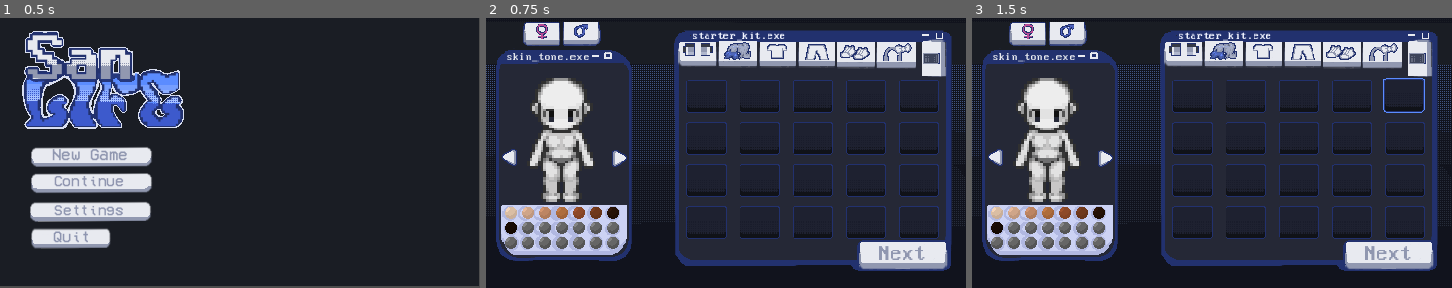
Above: before the commit, frames 1-3 (left to right).
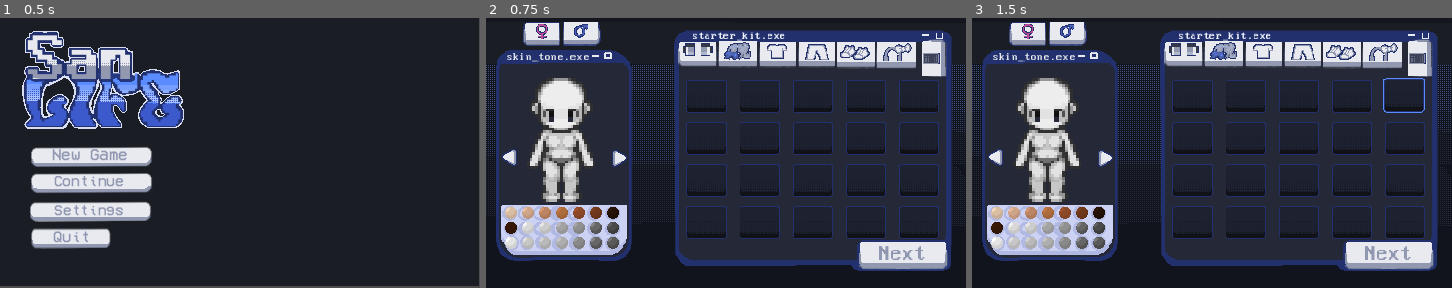
Above: after the commit, the same moments.

Repository: darkdoll4/SanLife
Game: Godot game, scene res://scenes/main_menu.tscn
Same seed, same stepped clock (60 frames per second), same inputs: the game is played once before the commit and once after it.
Inputs (mouse positions are in pixels of both pictures, inside the frame that each line leads up to):
- Up to frame 1 (0.5 s): no input
- Up to frame 2 (0.75 s): click (577, 158) at 0.5 s
- Up to frame 3 (1.5 s): click (1404, 96) at 1.25 s

Frame 1 is identical in both runs. In frame 2, 0.9% of the frame differs, in the area x 3-28%, y 75-86%; in frame 3, 0.9%.

Commit message:
all swatches have correct values

Diff:
--- a/san-life/scenes/character_creator.tscn
+++ b/san-life/scenes/character_creator.tscn
@@ -389,58 +389,68 @@
 
 [node name="skintone8" type="TextureButton" parent="skintoneSwatches" unique_id=1879952388]
 layout_mode = 2
+texture_normal = ExtResource("31_axsho")
+
+[node name="skintone9" type="TextureButton" parent="skintoneSwatches" unique_id=1913251829]
+modulate = Color(0.9515795, 0.95157963, 0.9515795, 1)
+layout_mode = 2
+texture_normal = ExtResource("31_axsho")
+
+[node name="skintone10" type="TextureButton" parent="skintoneSwatches" unique_id=880037937]
+modulate = Color(0.8992584, 0.8992584, 0.8992584, 1)
+layout_mode = 2
+texture_normal = ExtResource("31_axsho")
+
+[node name="skintone11" type="TextureButton" parent="skintoneSwatches" unique_id=1357200726]
+modulate = Color(0.7162962, 0.7162962, 0.7162962, 1)
+layout_mode = 2
+texture_normal = ExtResource("31_axsho")
+
+[node name="skintone12" type="TextureButton" parent="skintoneSwatches" unique_id=138354844]
+modulate = Color(0.63375676, 0.6337568, 0.63375676, 1)
+layout_mode = 2
+texture_normal = ExtResource("31_axsho")
+
+[node name="skintone13" type="TextureButton" parent="skintoneSwatches" unique_id=123540842]
+layout_mode = 2
 texture_normal = ExtResource("29_1uaso")
 
-[node name="skintone9" type="TextureButton" parent="skintoneSwatches" unique_id=1913251829]
+[node name="skintone14" type="TextureButton" parent="skintoneSwatches" unique_id=1815716350]
+modulate = Color(0.7204674, 0.7204675, 0.7204674, 1)
 layout_mode = 2
 texture_normal = ExtResource("29_1uaso")
 
-[node name="skintone10" type="TextureButton" parent="skintoneSwatches" unique_id=880037937]
+[node name="skintone15" type="TextureButton" parent="skintoneSwatches" unique_id=504303562]
+layout_mode = 2
+texture_normal = ExtResource("31_axsho")
+
+[node name="skintone16" type="TextureButton" parent="skintoneSwatches" unique_id=203945614]
+modulate = Color(0.8732984, 0.8732984, 0.8732984, 1)
+layout_mode = 2
+texture_normal = ExtResource("31_axsho")
+
+[node name="skintone17" type="TextureButton" parent="skintoneSwatches" unique_id=1308210298]
+modulate = Color(0.8132577, 0.8132577, 0.81325763, 1)
+layout_mode = 2
+texture_normal = ExtResource("31_axsho")
+
+[node name="skintone18" type="TextureButton" parent="skintoneSwatches" unique_id=631331311]
+modulate = Color(0.7666196, 0.76661956, 0.76661956, 1)
+layout_mode = 2
+texture_normal = ExtResource("31_axsho")
+
+[node name="skintone19" type="TextureButton" parent="skintoneSwatches" unique_id=788919800]
+modulate = Color(0.6052743, 0.6052743, 0.6052743, 1)
+layout_mode = 2
+texture_normal = ExtResource("31_axsho")
+
+[node name="skintone20" type="TextureButton" parent="skintoneSwatches" unique_id=1488304843]
 layout_mode = 2
 texture_normal = ExtResource("29_1uaso")
 
-[node name="skintone11" type="TextureButton" parent="skintoneSwatches" unique_id=1357200726]
+[node name="skintone21" type="TextureButton" parent="skintoneSwatches" unique_id=698292978]
+modulate = Color(0.8848981, 0.8848981, 0.8848981, 1)
 layout_mode = 2
 texture_normal = ExtResource("29_1uaso")
 
-[node name="skintone12" type="TextureButton" parent="skintoneSwatches" unique_id=138354844]
-layout_mode = 2
-texture_normal = ExtResource("29_1uaso")
-
-[node name="skintone13" type="TextureButton" parent="skintoneSwatches" unique_id=123540842]
-layout_mode = 2
-texture_normal = ExtResource("29_1uaso")
-
-[node name="skintone14" type="TextureButton" parent="skintoneSwatches" unique_id=1815716350]
-layout_mode = 2
-texture_normal = ExtResource("29_1uaso")
-
-[node name="skintone15" type="TextureButton" parent="skintoneSwatches" unique_id=504303562]
-layout_mode = 2
-texture_normal = ExtResource("29_1uaso")
-
-[node name="skintone16" type="TextureButton" parent="skintoneSwatches" unique_id=203945614]
-layout_mode = 2
-texture_normal = ExtResource("29_1uaso")
-
-[node name="skintone17" type="TextureButton" parent="skintoneSwatches" unique_id=1308210298]
-layout_mode = 2
-texture_normal = ExtResource("29_1uaso")
-
-[node name="skintone18" type="TextureButton" parent="skintoneSwatches" unique_id=631331311]
-layout_mode = 2
-texture_normal = ExtResource("29_1uaso")
-
-[node name="skintone19" type="TextureButton" parent="skintoneSwatches" unique_id=788919800]
-layout_mode = 2
-texture_normal = ExtResource("29_1uaso")
-
-[node name="skintone20" type="TextureButton" parent="skintoneSwatches" unique_id=1488304843]
-layout_mode = 2
-texture_normal = ExtResource("29_1uaso")
-
-[node name="skintone21" type="TextureButton" parent="skintoneSwatches" unique_id=698292978]
-layout_mode = 2
-texture_normal = ExtResource("29_1uaso")
-
 [connection signal="pressed" from="next button" to="." method="_on_next_button_pressed"]
